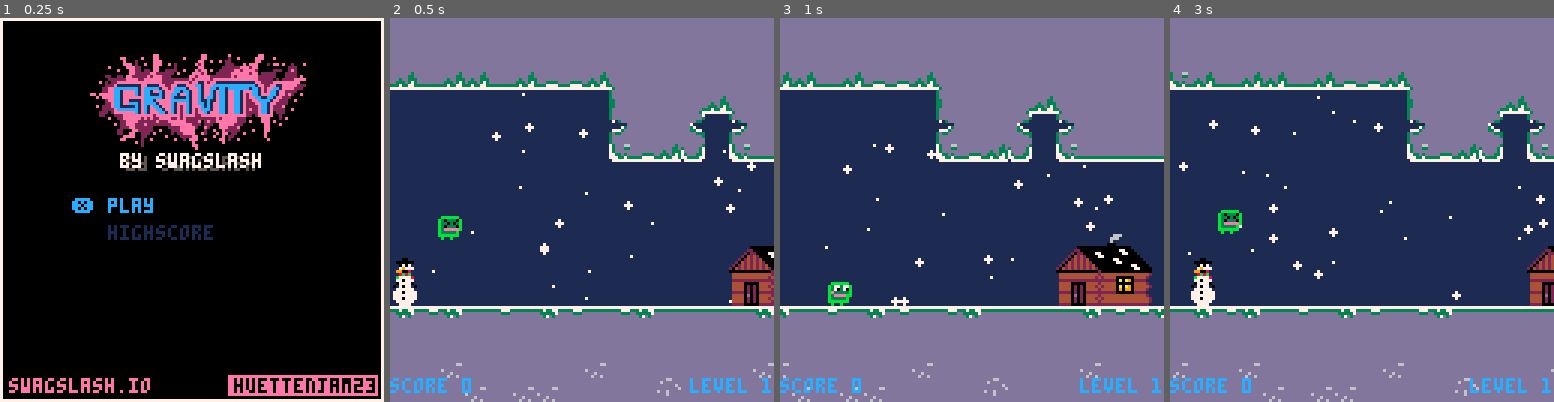
Above: before the commit, frames 1-4 (left to right).
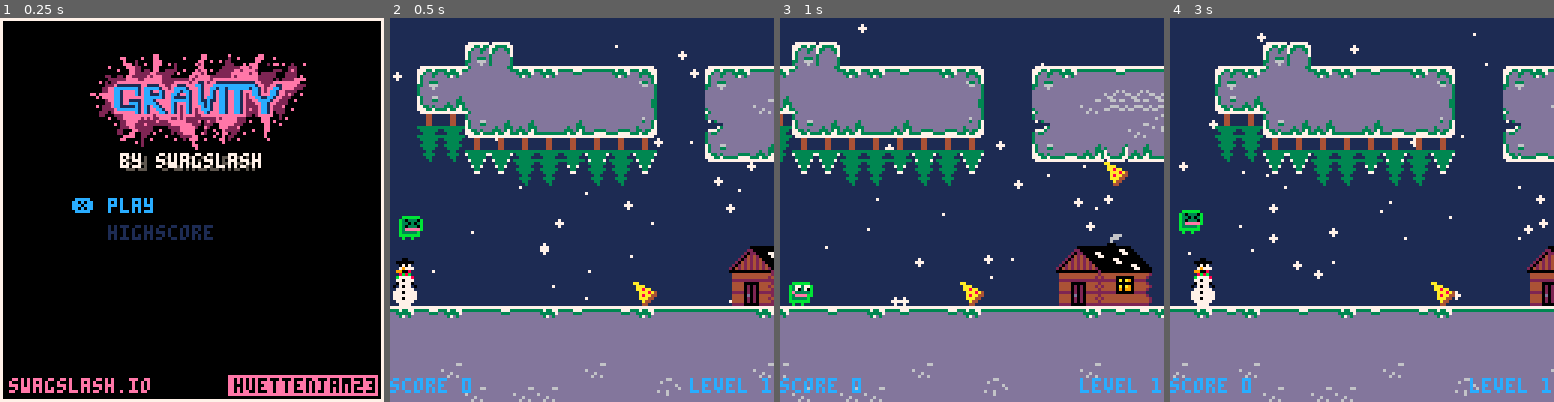
Above: after the commit, the same moments.

Repository: swagslash/huettenjam2023
Game: PICO-8 cartridge huettenjam2023.p8
The game is run twice, just before and just after one commit, with the same random seed, the same clock (stepped at 60 frames per second) and the same inputs.
Inputs:
- Up to frame 1 (0.25 s): no input
- Up to frame 2 (0.5 s): tap X (X key) at 0.33 s
- Up to frame 3 (1 s): tap O (Z key) at 0.7 s
- Up to frame 4 (3 s): tap X (X key) at 1.07, 1.85, 2.97 s; tap O (Z key) every 0.4 s from 1.7 to 2.9 s; hold Up 2.15-2.42 s

Frame 1 is identical in both runs. In frame 2, 30% of the frame differs, in the area x 0-100%, y 0-75%; in frame 3, 29%; in frame 4, 31%.

Commit message:
polished lvl 1 changed start pos

Diff:
--- a/huettenjam2023.p8
+++ b/huettenjam2023.p8
@@ -274,25 +274,25 @@
 
 
 __gff__
-0008800000000002000000000000000002020202020404020002020202000000040202020204040200020202020000000402020202020002000202020200000000000002020200000002020202000000000000020202020000000000000000000000000202020000000000000000000000000002020200000000000000000000
+0008800000000002000000000000000002020202020404020002020202020200040202020204040200020202020202000402020202020002000202020200000000000002020200000002020202000000000000020202020000000000000000000000000202020000000000000000000000000002020200000000000000000000
 0000000000000000000000000000000000000000000000000000000000000000000000000000000000000000000000000000000000000000000000000000000000000000000000000000000000000000000000000000000000000000000000000000000000000000000000000000000000000000000000000000000000000000
 __map__
-1010101010101010101010101010101010101010101010101010101010101010101010101010101010101010101010101010101010101010101010101010101010101010101010101010101010101010101010101010101010000000000000000000101010105321212121212121212121212121212121212121212121212121
-1010101010101010101010101010101010101010101010101010101010101010101010101010101010101010101035101010101010101010101010101010101010101010101010101010101010101010101010101010101010000000000000000000101010532200000100010001000000002500000000000100010000000000
-2321342121342132322154101010101010101010101010101010101010101010101010101010101010355610355635561010101010101010101010101010101010101010101010101010101010101010101010101010101010000000000000000000101053220000000000000000000000000000000000000000000000000000
-0000000000000000000065101053215410101010101010101010101010101010533434213421323232213421322132345410101010101010101010101010101010101010101010101010101010101010105321212121212122000000000000000000232122000000000013111100000000000000000000000000000000000000
-0000000000000000000064101063006410101010101010101010101010101010750000000000000000000000393a3b3c643510101010101010101010101010101010101010101010101010101010101010630000000000000000000000000000000026000000000000134410100000000000000000000000000000000000000f
-0000000000000000000023322124002334343434213221213234213221323434220000000000000000000000494a4b4c235435101010101010101010101010101010101010101010101010101010101010750000000000000000000000000000000000000000000013101010100000000000000001010100000000000001001f
-000000000000000000000000000000000000000000000000393a3b3c00000000000000000000000000000000595a5b5c0023215410101010101010101010101010101010101010101010101010532121212200000000000000000000000000000000000000000000232121212200000000001311111111111200000013111112
-000000000000000000000000000000000000000000000000494a4b4c00000000000000000000000000000000000000000000006510101010101010101010101010101010101010101010101010750000000000000000000000000000000000000000000000000000000000000000000000001010101010101000000010101010
-000000000000000000000000000000000000000000000000595a5b5c00000000000000000000000000000000000000000000006453212121212121212121212121212121212121212121212121220000000000000000000001000100010001000000000000000000000000000000000000002321212121212200000023212122
-000000000000000000000000000000090a0b0c0000000000000000000000000700000000000000000000000000000000000000232200000000000000000000000000000000000000000000000000000000000000001311111111111111111111111112000000000000000000000000000000000001010100000000000001002f
-000700000000000000000000000000191a1b1c00000000000000000000000017131133313311311200000000000000000000002700000000000000000000000000000000000000000000000000000000000000000064101010101010101010101010100000000000000000090a0b0c000000000000000000000000000000003f
-001700000000000000000000000000292a2b2c00000000000000000000000013445655555655554311313133333312000000003700000000000000000000000000000000000000000000000000000000000000000023212121212121212121212121220000000000000007191a1b1c0000000000000000000000000000000000
-3311311133313311313331113333333311313111111111111111111111111155551055455510555610101010101063000000000000000000000000000000000000000000000000000000000000000000000000000000000000000000000000000000000000000100000017292a2b2c0001000100000000000000000000000000
-1010101010101010101010101010101010101010101010101010101010101010101010101010101010101010101075000000000000000000000001010100000016000000010101000015000000000000000000000000000000000000000000000000000000131111111111111111111111111112000000010101010100000000
-5610105610101010105610101010101056101010101010101010101010101010101010101010101010101010101075000000000000000000131111111111111111111111111111111111111112000000000000000000000000000000000000000000000000101010101010103556561010101043111111111111111111111111
-1010101056105656101010105510101010101010551056101056101010101010101010101010101010101010101063202020202020202020641010101010101010101010101010101010101063202020202020202020202020202020202020202020202020101010351010101045101010101010101010101010101010101010
+0000000000000000000000000000000000000000000000000000000000000000000000131214111213121311111133313333313312000000000000000000000000000000000000000000000000000000000000000000000000000000000000000000131010105321212121212121212121212121212121212121212121212122
+0000000013140000000000000000000000000000000000000000000000000000000000651010101010101010101035101010101043120000000000000000000000000000000000000000000000000000000000133333333312140000000000000000651010532200000100010001000000002500000000000000000000000000
+0000131144431111313311120000131133313331331131313131313131333311120000641010101010355610355635561010101010750000000000000000090a0b0a0a0d0c0000010101000000000000000000651010101010100000000000000000101053220000000000000000000000000000000000000000000000000000
+0000232154101010101010750000541056454545455610101010101010561010750000233421323232213421322132345410101010750000000000080000191a1b1b1b1b1c0000010101000041406040404100232121212121220000000000000000232122000000000013111200000000000000000000000000000000000000
+0000606023212134213232220000641010105655555510101010101010555610750000000000000000616060393a3b3c64351010101012001d1e0e170000292a2b2b2b2b2c160001050100005150705050510000000000000000000000000000000026000000000000134455100000000000000000000000000000000000000f
+0000707061616060606160610000233221242134213221213234213221323434220000000000000000717070494a4b4c2354351010101033121411121312131131113333331111311131333312133133121400000000000000000000000000000000000000000000134455457500000000000000000000000000000000001d1e
+000000007171707071707071000000000001000000000000393a3b3c00000000000000000000000000000000595a5b5c0023215410101010101010105610561010101055451010554555555610532121212200000000000000000000000000000000000000000000232121212200000000001311111111111200000013111112
+000000000000000000000000000000000000000000000000494a4b4c00000000000000000000000000000000000000000000006556101010101010101010101010101010551010101010101010750000000000000000000000000000000000000000000000000000000000000000000000001010101035351000000010451010
+000000000000000000000000000000000000000000000000595a5b5c00000000000000000000000000000000000000000000006453212121222321213434342121212134343421212121212121220000000000000000000001000100010001000000000000000000000000000000000000002321212121212200000023212122
+000000000000000000000000000000090a0b0c00000000000000000000000007000000000000000000000000000000000000002322000000000000000000000000000000000000000000000000000000000000000013111111111111111111111111120000000000000000000000000000000000010000000000000000002d2e
+000700000000000000000000000000191a1b1c00000000000000000000000017131133313311311200000000000000000000002700000000000000000000000000000000000000000000000000000000000000000065104556555510101010105510630000000000000000090a0b0c000000000000000000000000000000003f
+001700000000000000000001000000292a2b2c00000000000001000000000013445655555655554311313133333312000000003700000000000000000000000000000000000000000000000000000000000000000023212121212121212121212121220000000000000007191a1b1c0000000000000000000000000000000000
+3311311133313311313331113333333311313111111111111111111111111155551055455510555610101010101063000000000000000000000000000000000000000000000000000000000000000000000000000000006060600000000000000000000000000000000017292a2b2c0000010000000000000000000000000000
+1010101010101010101010101010101010101010101010101010101010101010101010101010101010101010101075000001010000000000000001010100000016000000010101000015000000000000000000000000007070700000000000000000000000131111111111111111111111111112000000000101010100000000
+5610105610101010105610101010101056101010101010101010101010101010101010101010101010101010101075000000000000000000131111111111111111111111111111111111111112000000000000000000000000000000000000000000000000651010101010103556561010101043111111333311111111111112
+1010101056105656101010105510101010101010551056101056101010101010101010101010101010101010101063202020202020202020641010101010101010101010101010101010101063202020202020202020202020202020202020202020202020101010351010101045101010103510101010103510101010101073
 5645104556455645561055451010455645104510564510561010101010101010101010101010101010100000000000000000000000000000000000000000000000000000000000000000000000000000000000000000000000000000000000000000000000000000000000000000000000000000000000000000000000000000
 0000000000000000000000000045000000450000000000000000001000000000000000000000101010100000000000000000000000000000000000000000000000000000000000000000000000000000000000000000000000000000000000000000000000000000000000000000000000000000000000000000000000000000
 1010101010101010101010101010101000000000000000000000000000000000000000000000000000000000000000000000000000000000000000000000000000000000000000000000000000000000000000000000000000000000000000000000000000000000000000000000000000000000000000000000000000000000
--- a/scripts/game.lua
+++ b/scripts/game.lua
@@ -1,6 +1,6 @@
 music(2)
 
-player_start_x = 16
+player_start_x = 3
 player_start_y = 64
 player = {
     x = player_start_x,
